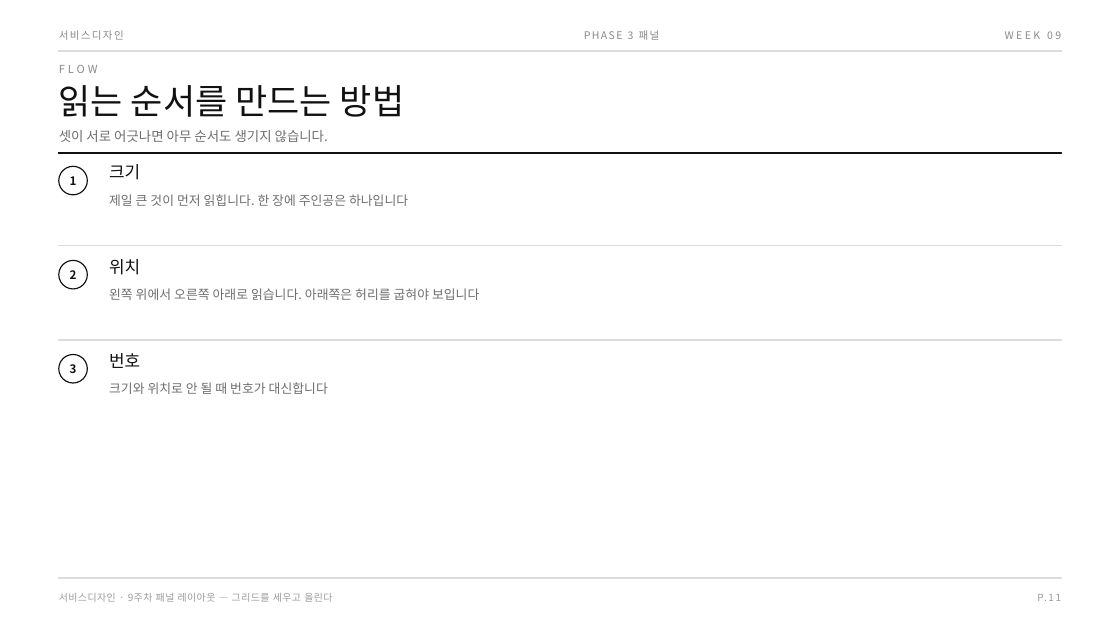
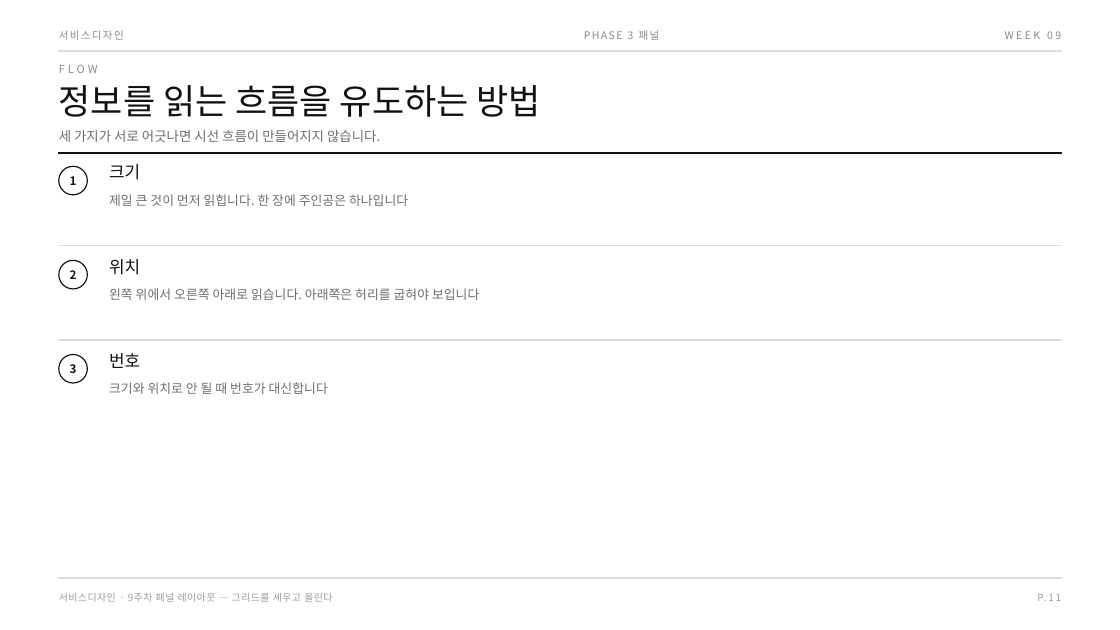
Before and after one commit to design-eng/MIN.D, a slide deck: slide 18 of dist/weeks-2학기/서비스디자인_2학기_09주차_패널레이아웃.pptx. Drawn at 1120x630 pixels with LibreOffice and Linux fonts; fonts in the diff are those of the drawing. Boxes give left, top, right and bottom in pixels: in the first picture for what was removed or moved away, otherwise in the second. Text is boxed around its words. In the diff, an @@ line names an element or a change of style, - is before the commit and + after.

```diff
--- a/dist/weeks-2학기/서비스디자인_2학기_09주차_패널레이아웃.pptx
+++ b/dist/weeks-2학기/서비스디자인_2학기_09주차_패널레이아웃.pptx
@@ text at (x1=59, y1=85, x2=541, y2=117): text changed @@
-읽는 순서를 만드는 방법
+정보를 읽는 흐름을 유도하는 방법
@@ text at (x1=59, y1=130, x2=380, y2=142): text changed @@
-셋이 서로 어긋나면 아무 순서도 생기지 않습니다.
+세 가지가 서로 어긋나면 시선 흐름이 만들어지지 않습니다.
```
Also in this commit, not shown: 20 other slides changed, 5 other files.
